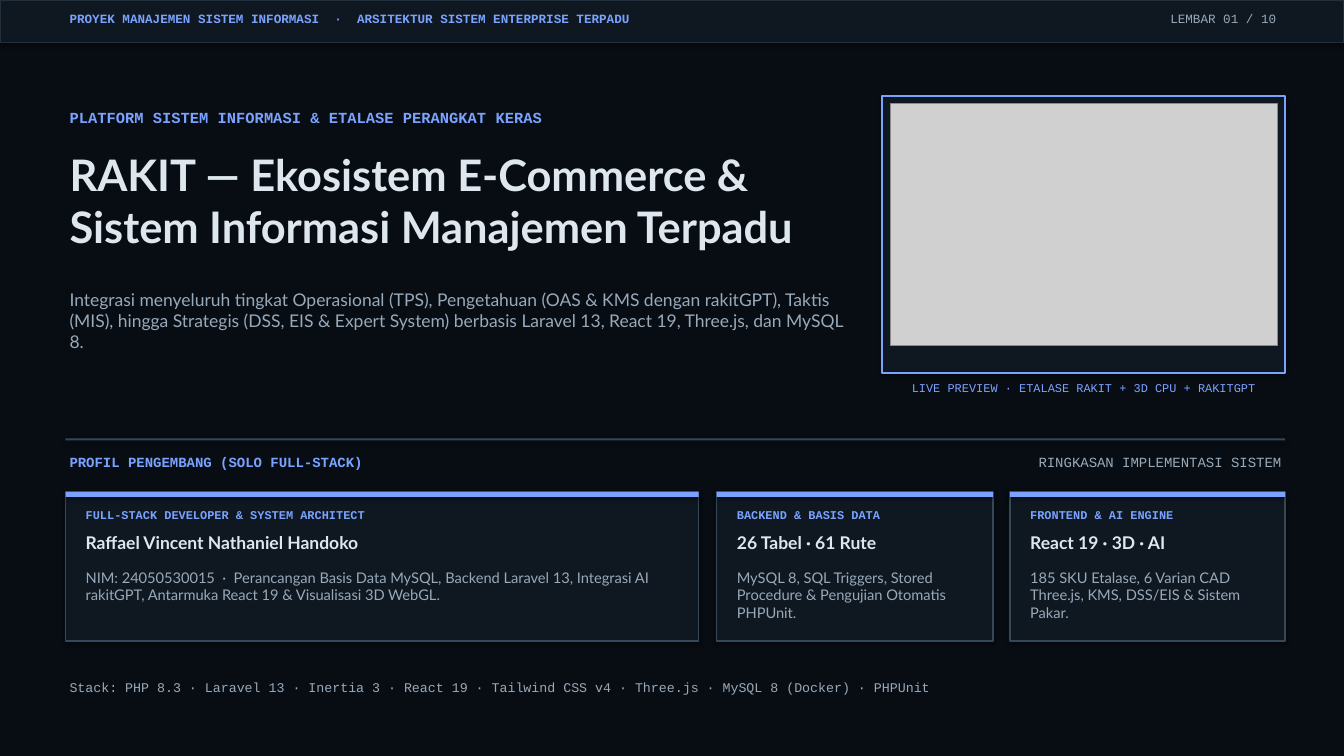
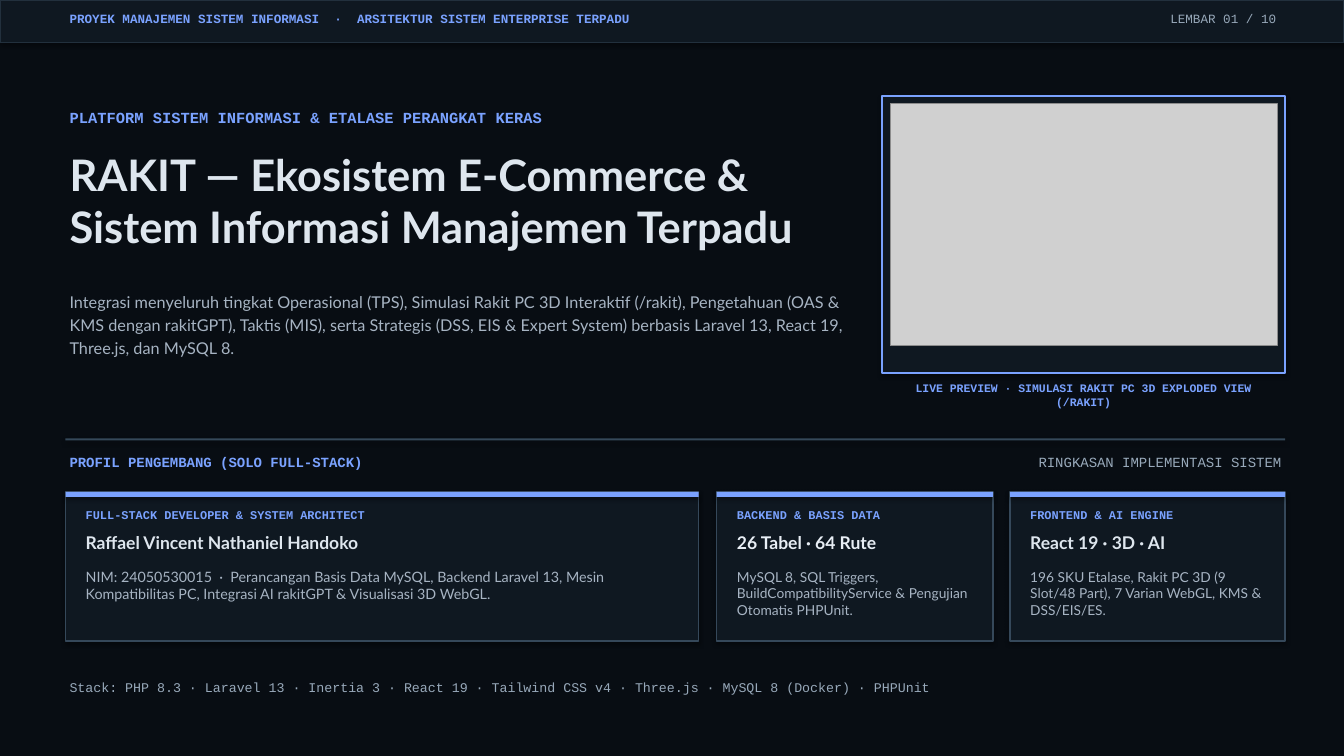
Before and after one commit to RaffaelVeneh/rakit, a slide deck: slide 1 of Presentasi_Proyek_MSI_RAKIT.pptx. Drawn at 1344x756 pixels with LibreOffice and Linux fonts; fonts in the diff are those of the drawing; grey boxes stand for pictures. Boxes give left, top, right and bottom in pixels: in the first picture for what was removed or moved away, otherwise in the second. Text is boxed around its words. In the diff, an @@ line names an element or a change of style, - is before the commit and + after.

```diff
--- a/Presentasi_Proyek_MSI_RAKIT.pptx
+++ b/Presentasi_Proyek_MSI_RAKIT.pptx
@@ text at bbox=[70, 295, 843, 357]: text changed; size 12.5 to 11.6 pt; text colour #98A9BA to #A7B4C3 @@
-Integrasi menyeluruh tingkat Operasional (TPS), Pengetahuan (OAS & KMS dengan rakitGPT), Taktis (MIS), hingga Strategis (DSS, EIS & Expert System) berbasis Laravel 13, React 19, Three.js, dan MySQL 8.
+Integrasi menyeluruh tingkat Operasional (TPS), Simulasi Rakit PC 3D Interaktif (/rakit), Pengetahuan (OAS & KMS dengan rakitGPT), Taktis (MIS), serta Strategis (DSS, EIS & Expert System) berbasis Laravel 13, React 19, Three.js, dan MySQL 8.
@@ text at bbox=[916, 384, 1251, 409]: text changed; size 8.5 to 8.2 pt; bold on @@
-LIVE PREVIEW · ETALASE RAKIT + 3D CPU + RAKITGPT
+LIVE PREVIEW · SIMULASI RAKIT PC 3D EXPLODED VIEW (/RAKIT)
@@ text at bbox=[737, 536, 876, 549]: text changed; text colour #DEE6EE to #E8EEF5 @@
-26 Tabel · 61 Rute
+26 Tabel · 64 Rute
@@ text at bbox=[86, 571, 604, 602]: text changed; size 10.5 to 10.2 pt; text colour #98A9BA to #A7B4C3 @@
-NIM: 24050530015 · Perancangan Basis Data MySQL, Backend Laravel 13, Integrasi AI rakitGPT, Antarmuka React 19 & Visualisasi 3D WebGL.
+NIM: 24050530015 · Perancangan Basis Data MySQL, Backend Laravel 13, Mesin Kompatibilitas PC, Integrasi AI rakitGPT & Visualisasi 3D WebGL.
@@ text at bbox=[737, 572, 968, 615]: text changed; size 10.5 to 9.8 pt; text colour #98A9BA to #A7B4C3 @@
-MySQL 8, SQL Triggers, Stored Procedure & Pengujian Otomatis PHPUnit.
+MySQL 8, SQL Triggers, BuildCompatibilityService & Pengujian Otomatis PHPUnit.
@@ text at bbox=[1030, 571, 1248, 616]: text changed; size 10.5 to 9.8 pt; text colour #98A9BA to #A7B4C3 @@
-185 SKU Etalase, 6 Varian CAD Three.js, KMS, DSS/EIS & Sistem Pakar.
+196 SKU Etalase, Rakit PC 3D (9 Slot/48 Part), 7 Varian WebGL, KMS & DSS/EIS/ES.
```
Also in this commit, not shown: 9 other slides changed, 8 other files.
